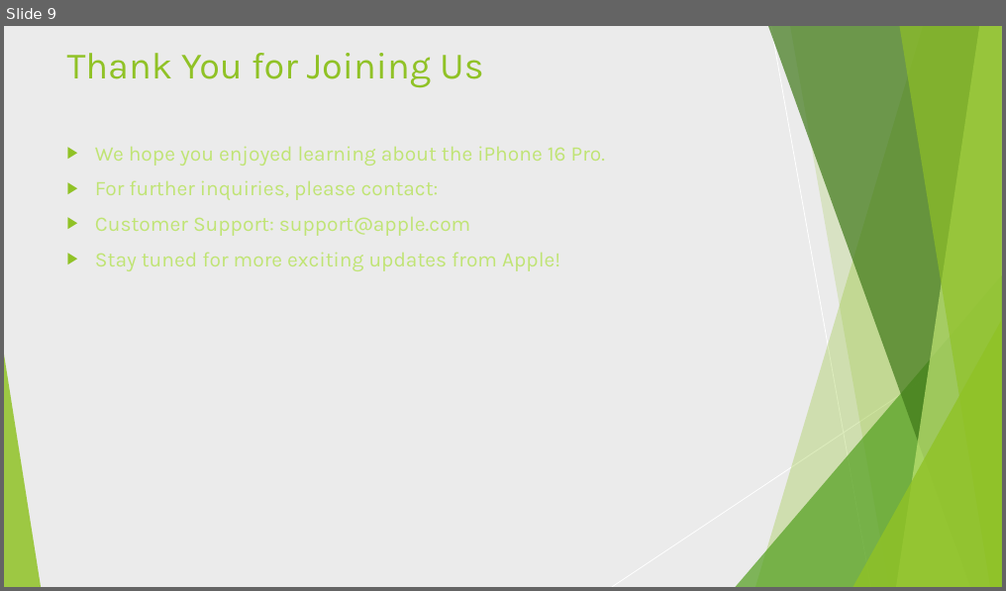
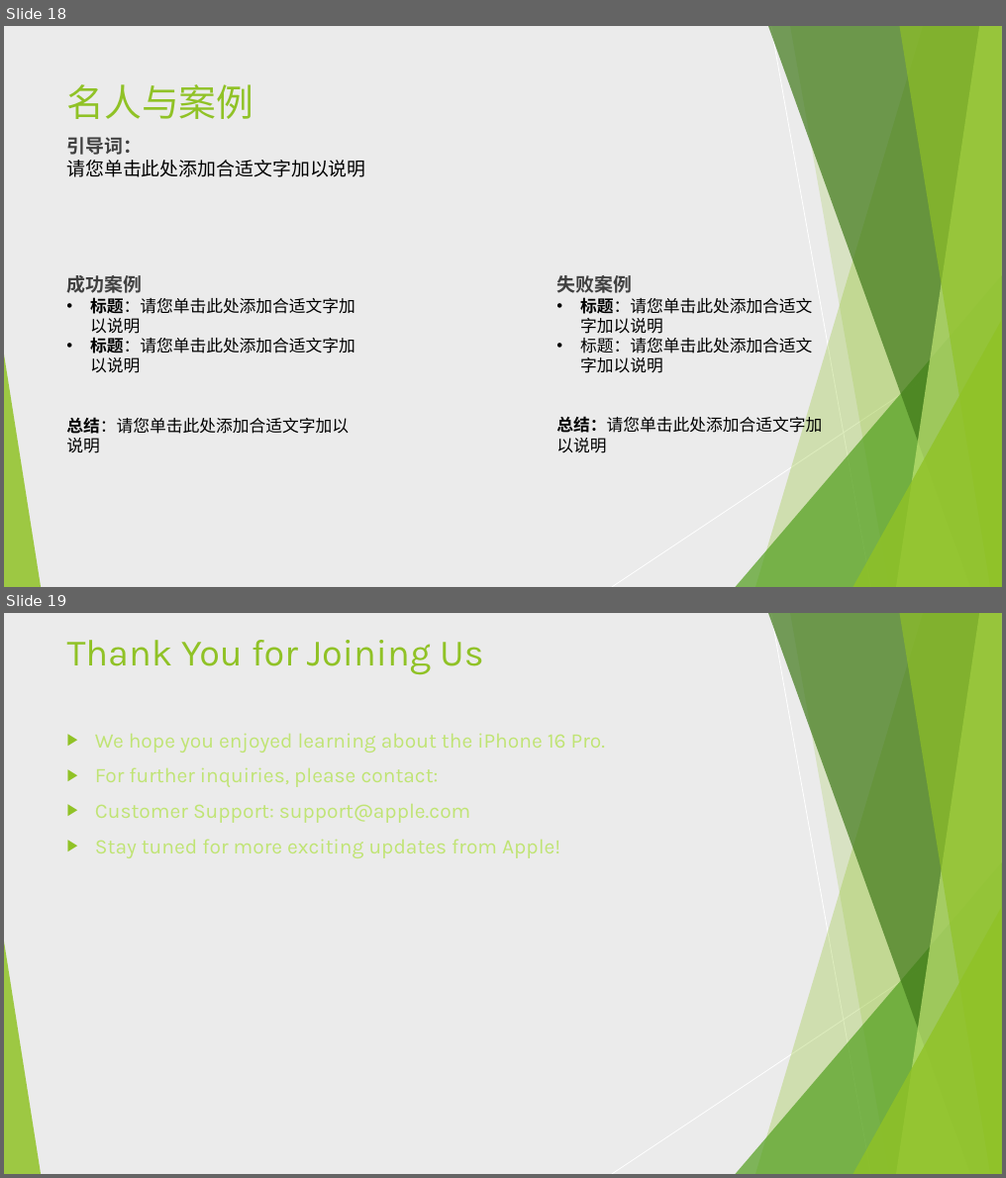
Before and after one commit to AlanHootman/ppt_assistant, a slide deck: scripts/init_data/ppt_analysis/2/Iphone16Pro.pptx. Shown one above the other, each under a label of ours: slide 9 before the commit, slides 18 and 19 after it. The pictures are 1006x591 and 1006x1178 pixels, drawn with LibreOffice and Linux fonts; fonts in the diff are those of the drawing. Boxes give left, top, right and bottom in pixels: in the first picture for what was removed or moved away, otherwise in the second. Text is boxed around its words. In the diff, an @@ line names an element or a change of style, - is before the commit and + after.

```diff
--- a/scripts/init_data/ppt_analysis/2/Iphone16Pro.pptx
+++ b/scripts/init_data/ppt_analysis/2/Iphone16Pro.pptx
@@ slide 18 added at bbox=[4, 26, 1002, 587], background #EBEBEB; not listed: 10 template elements that a slide beside it also shows @@
@@ title added at bbox=[67, 84, 254, 119], 36 pt, text #90C226 @@
+名人与案例
@@ text added at bbox=[66, 137, 365, 177], 18 pt, text #000000 @@
+引导词：
+请您单击此处添加合适文字加以说明
@@ text added at bbox=[66, 275, 355, 454], 16 pt, text #000000 @@
+成功案例
+• 标题：请您单击此处添加合适文字加以说明
+• 标题：请您单击此处添加合适文字加以说明
+总结：请您单击此处添加合适文字加以说明
@@ text added at bbox=[556, 275, 822, 454], 16 pt, text #000000 @@
+失败案例
+• 标题：请您单击此处添加合适文字加以说明
+• 标题：请您单击此处添加合适文字加以说明
+总结：请您单击此处添加合适文字加以说明
@@ what was slide 9 is now slide 19 @@
```
Also in this commit, not shown: 16 other slides added, 7 slides removed, 1 other file.
